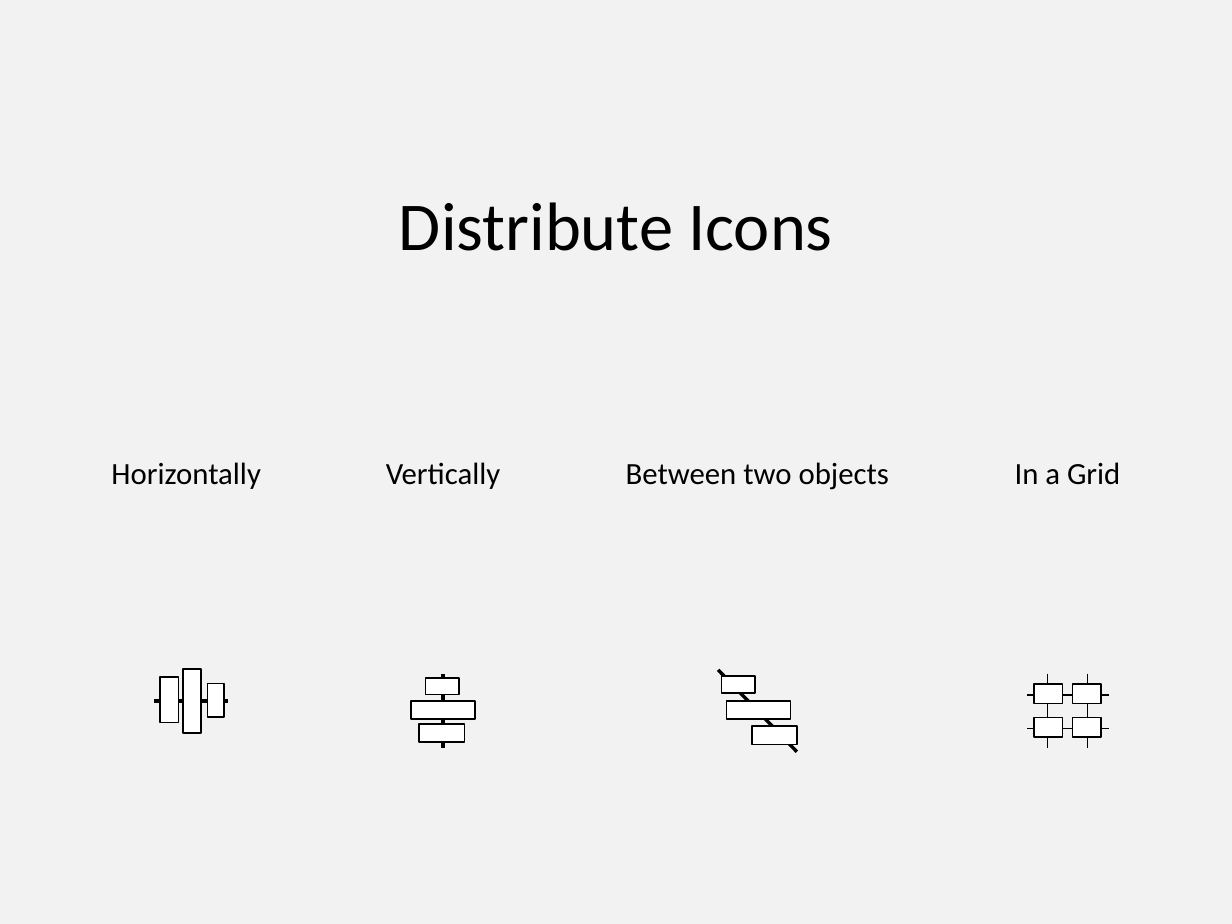
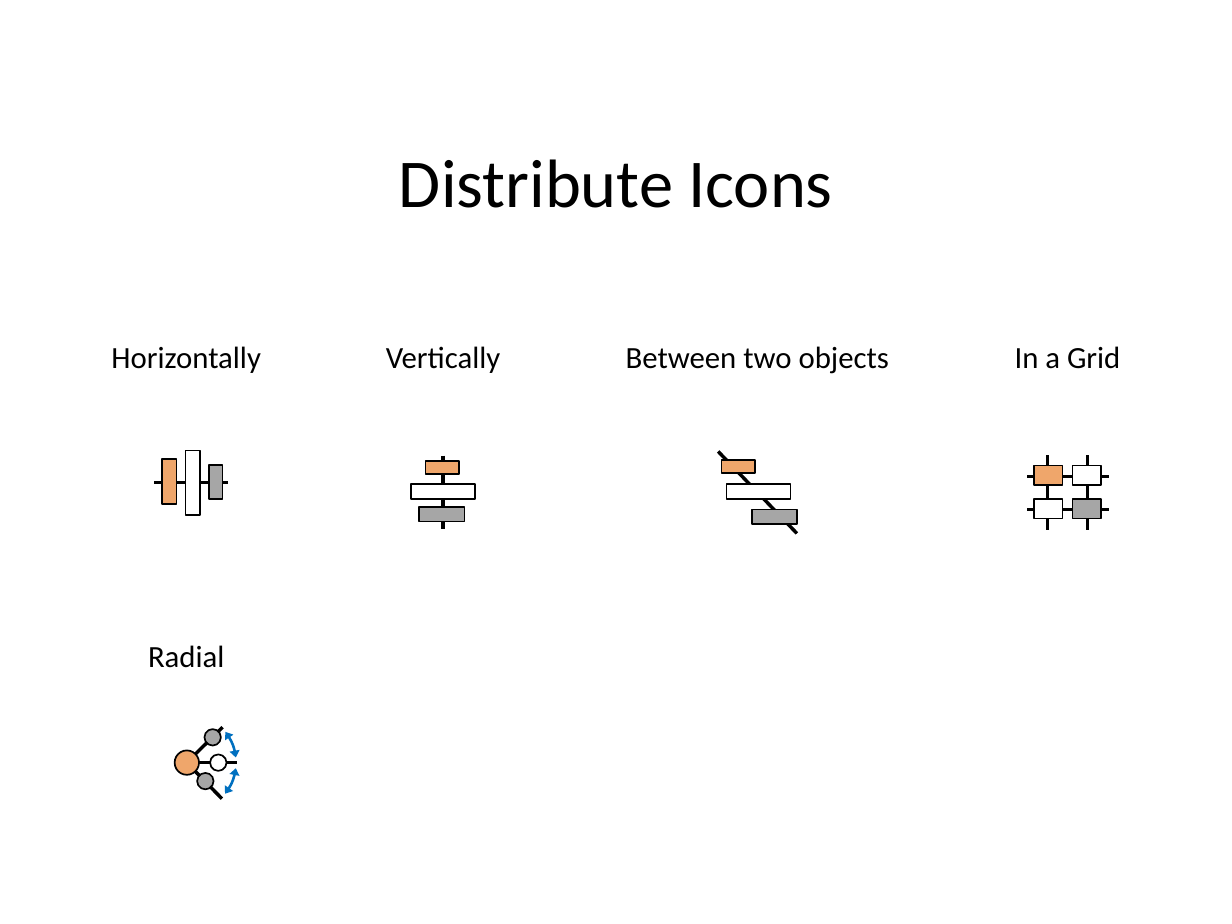
Before and after one commit to PowerPointLabs/PowerPointLabs, a slide deck: slide 4 of doc/Icons-PositionsLab.pptx. Drawn at 1232x924 pixels with LibreOffice and Linux fonts; fonts in the diff are those of the drawing. Boxes give left, top, right and bottom in pixels: in the first picture for what was removed or moved away, otherwise in the second. Text is boxed around its words. In the diff, an @@ line names an element or a change of style, - is before the commit and + after.

```diff
--- a/doc/Icons-PositionsLab.pptx
+++ b/doc/Icons-PositionsLab.pptx
@@ background #F2F2F2 to #FFFFFF @@
@@ text "Distribute Icons": place and size @@
-text "Distribute Icons" at (399,202,832,251)
+text "Distribute Icons" at (399,159,832,208)
@@ 4 texts: place and size @@
-4 texts at (111,462,1120,490)
+4 texts at (111,346,1120,374)
@@ rectangle: place and size @@
-rectangle at (160,678,179,723)
+rectangle at (162,459,177,505)
@@ rectangle: place and size @@
-rectangle at (183,670,201,734)
+rectangle at (186,451,201,515)
@@ fill #FFFFFF to #A6A6A6 in 4 elements at (1072,499,1100,519), (419,508,464,522), (752,510,797,525), (208,466,222,499) @@
@@ rectangle: place and size @@
-rectangle at (206,684,224,718)
+rectangle at (208,466,222,499)
@@ rectangle: place and size @@
-rectangle at (425,678,458,695)
+rectangle at (425,461,458,474)
@@ fill #FFFFFF to #EFA66B in 4 elements at (1034,466,1062,485), (162,459,177,505), (425,461,458,474), (722,460,755,473) @@
@@ rectangle: place and size @@
-rectangle at (722,676,755,694)
+rectangle at (722,460,755,473)
@@ line (1109, 477) - (1026, 477): stroke #000000 0.75 pt to #000000 2 pt @@
@@ line (1047, 455) - (1047, 530): stroke #000000 0.75 pt to #000000 2 pt @@
@@ 7 lines, 4 rectangles: place and size @@
-7 lines, 4 rectangles at (154,670,1109,752)
+7 lines, 4 rectangles at (154,451,1109,533)
@@ line (1088, 455) - (1088, 530): stroke #000000 0.75 pt to #000000 2 pt @@
@@ rectangle: place and size @@
-rectangle at (419,723,464,742)
+rectangle at (419,508,464,522)
@@ 3 rectangles: place and size @@
-3 rectangles at (411,701,797,744)
+3 rectangles at (411,484,797,525)
@@ line (1109, 510) - (1026, 510): stroke #000000 0.75 pt to #000000 2 pt @@
@@ text added at (148,645,224,668), 18 pt, text #000000 @@
+Radial
@@ arc (boxed as its full ellipse) added at (115,691,257,834), outline #0070C0 1.5 pt @@
@@ group added at (136,712,238,813): 4 ellipses, 3 lines, 1 arc (boxed as its full ellipse) @@
```
Also in this commit, not shown: 5 other slides changed, 1 slide added.
